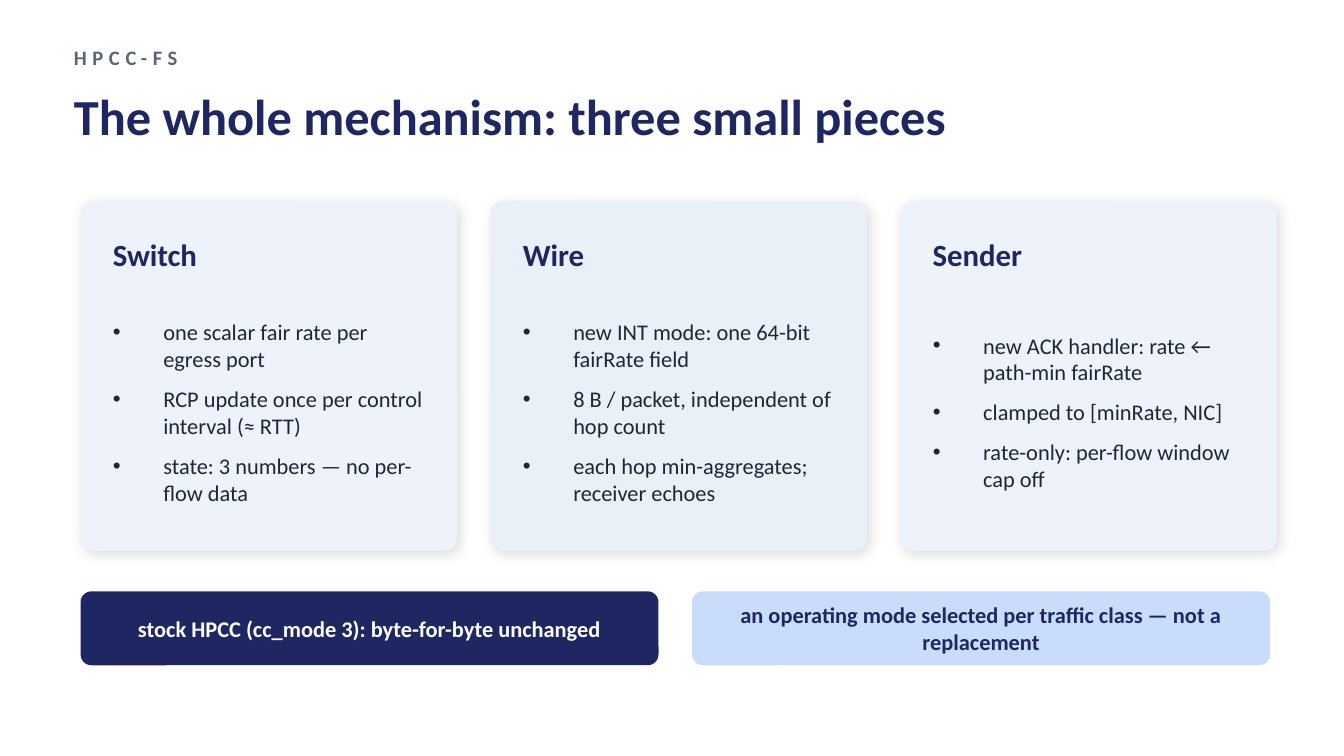
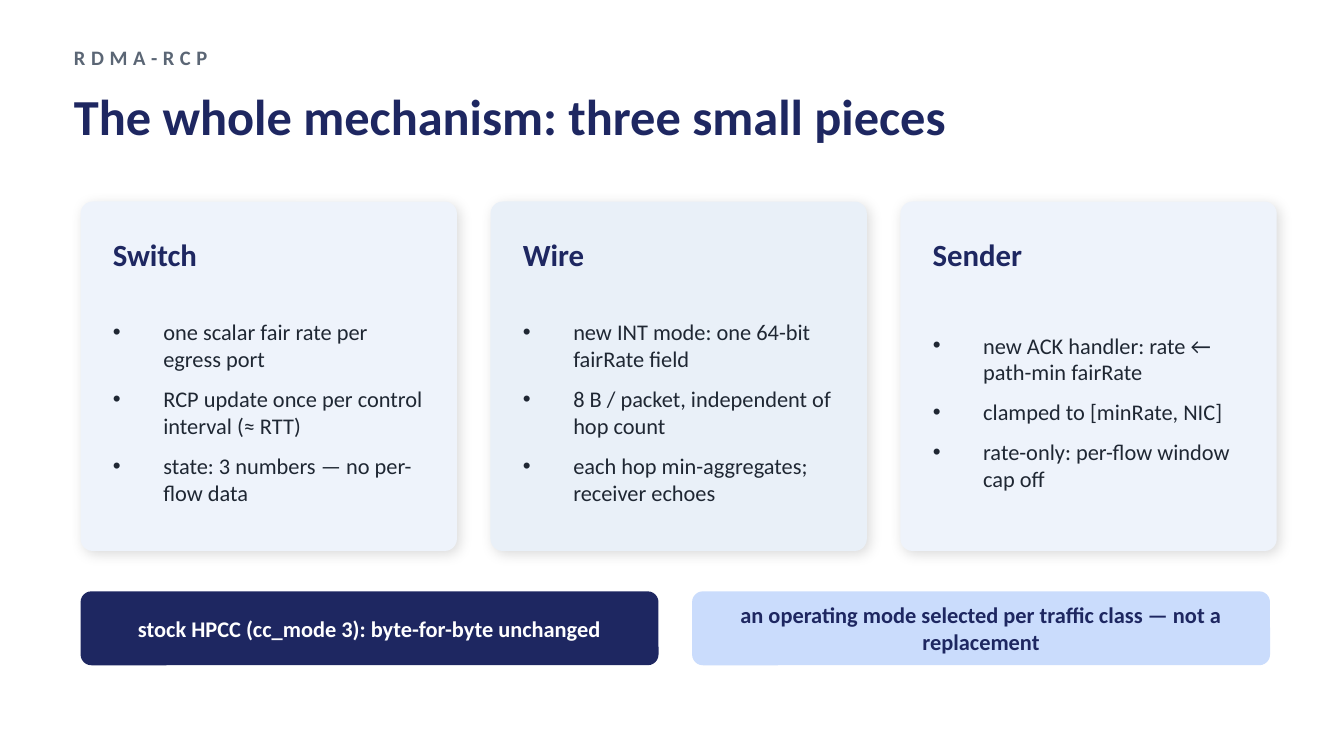
Before and after one commit to UNOCourseDemo/hpcc-fs, a slide deck: slide 11 of examples/hpcc/hpcc-fs/talk/ipccc2026-talk.pptx. Drawn at 1344x756 pixels with LibreOffice and Linux fonts; fonts in the diff are those of the drawing. Boxes give left, top, right and bottom in pixels: in the first picture for what was removed or moved away, otherwise in the second. Text is boxed around its words. In the diff, an @@ line names an element or a change of style, - is before the commit and + after.

Commit message:
RDMA-RCP: empirical-study restructure, new experiments, docs
- Paper (both versions, 10pp): retitled 'Multi-Bottleneck Fairness on RDMA
  Fabrics: An Empirical Study'; HPCC-FS renamed RDMA-RCP (implementation
  name unchanged, cc_mode 11)
- New experiments + engine knobs (all additive, defaults preserve stock):
  run_cc_baselines.py (DCQCN/TIMELY/DCTCP endemic table),
  run_vrcp.py (mb_mode 6 sender-side RCP mirror -- consistency result),
  fs_rcp_window (canonical cwnd=R*RTT endpoint),
  dwrr_weights (weighted-DRR egress; reservation alone insufficient)
- README + project page rewritten around the three findings and the
  sliced-telemetry coexistence boundary
- Talk deck source + pptx updated (PDF pending re-export)

```diff
--- a/examples/hpcc/hpcc-fs/talk/ipccc2026-talk.pptx
+++ b/examples/hpcc/hpcc-fs/talk/ipccc2026-talk.pptx
@@ text at (74, 51, 208, 65): text changed @@
-HPCC-FS
+RDMA-RCP
```
Also in this commit, not shown: 7 other slides changed, 21 other files.
